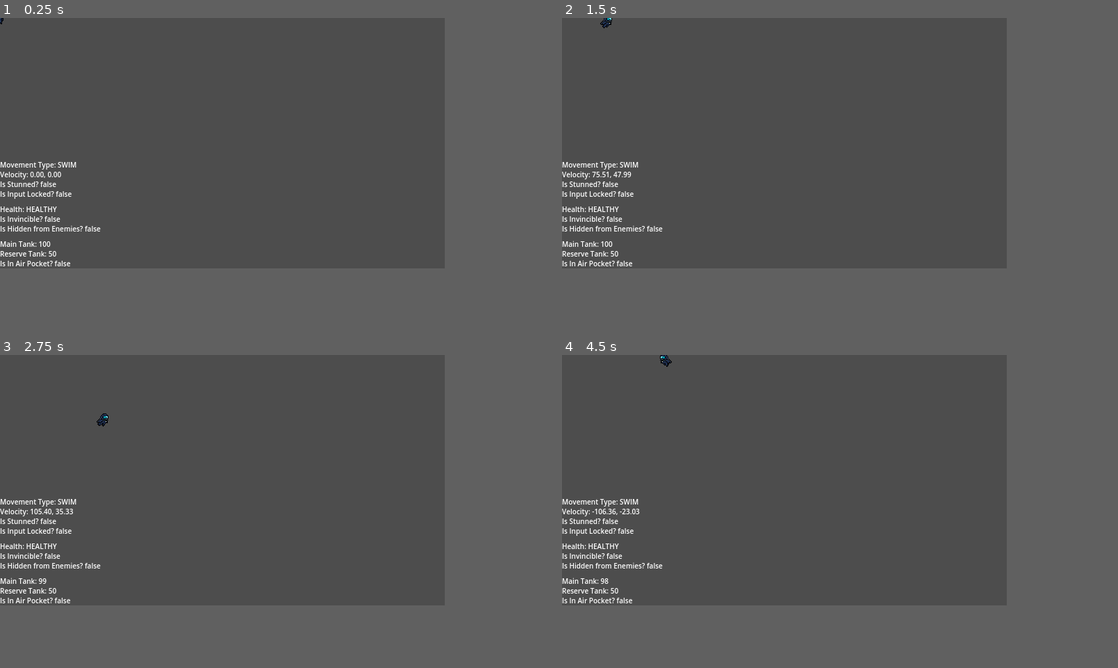
Above: before the commit, frames 1-4 (two rows, left to right).
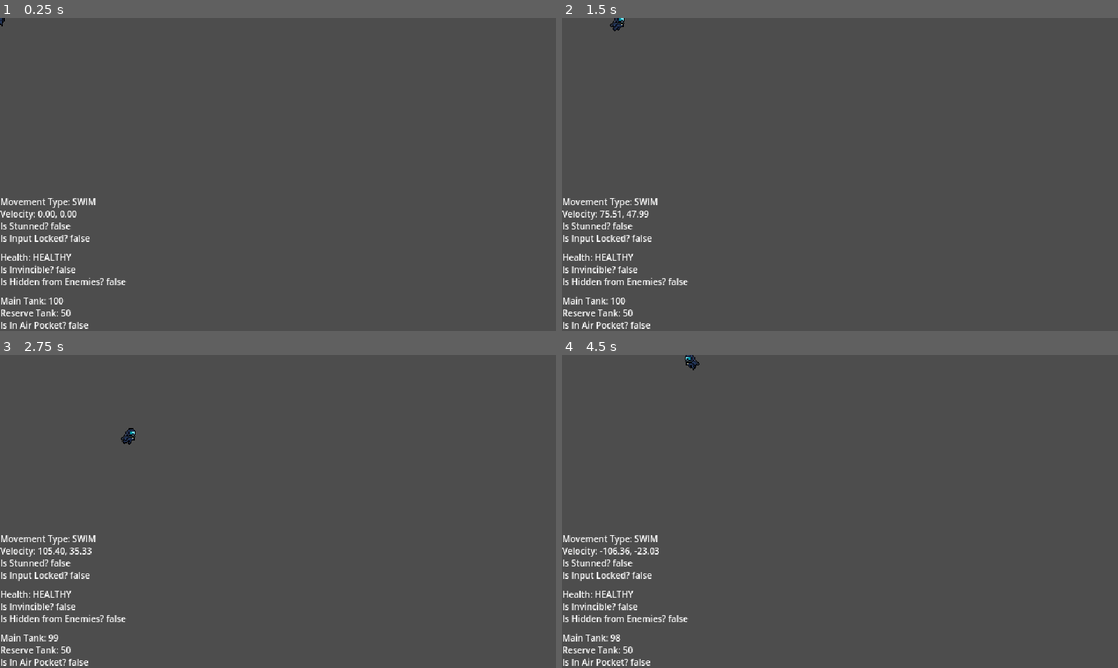
Above: after the commit, the same moments.

Repository: Absolute-Cinema-GameDev/callisto-game
Game: Godot game, scene res://scenes/entities/player/player.tscn
The game is run twice, just before and just after one commit, with the same random seed, the same clock (stepped at 60 frames per second) and the same inputs. This scene is started directly instead of the project's main scene.
Inputs:
- Up to frame 1 (0.25 s): no input
- Up to frame 2 (1.5 s): tap Enter at 0.5 s; hold D (move_right) 0.53-1.28 s; hold Space (interact) 0.53-1.28 s; hold S (move_down) from 1.28 s (still down); tap Space (interact) at 1.35 s
- Up to frame 3 (2.75 s): release S (move_down) at 2.03 s; hold D (move_right) from 2.03 s (still down); hold Space (interact) from 2.03 s (still down)
- Up to frame 4 (4.5 s): release D (move_right) at 2.78 s; release Space (interact) at 2.78 s; hold W (move_up) 2.78-3.53 s; tap Space (interact) at 2.85, 4.35 s; hold Space (interact) 3.53-4.28 s; hold A (move_left) from 3.53 s (still down)
In our replay, the window is 640x360 before the commit and 800x450 after it. These sizes can differ from the game's own. Grey fills any space a smaller window leaves; there, only what the larger window draws over its background counts as a difference.

The runs differ from the first frame. In frame 1, 2.6% of the frame differs, in the area x 0-23%, y 0-100%; in frame 2, 2.7%; in frame 3, 2.8%; in frame 4, 2.8%, in the area x 0-25%, y 0-100%.

Commit message:
Simplify patrol code

Diff:
--- a/project.godot
+++ b/project.godot
@@ -22,9 +22,11 @@
 
 window/size/viewport_width=640
 window/size/viewport_height=360
-window/size/mode=4
 window/size/resizable=false
+window/size/window_width_override=1920
+window/size/window_height_override=1080
 window/stretch/mode="viewport"
+window/stretch/scale_mode="integer"
 
 [input]
 
--- /dev/null
+++ b/scenes/enemies/patrol/patrol.gd
@@ -0,0 +1,43 @@
+extends CharacterBody2D
+
+@export var speed: float = 10.0
+@export var change_direction_time: float = 2.0
+
+@onready var anim_player: AnimationPlayer = $AnimationPlayer
+@onready var vision_area: Node2D = $VisionArea
+@onready var sprite: Sprite2D = $Sprite2D
+
+var direction: Vector2 = Vector2.RIGHT
+var time_accum: float = 0.0
+
+func _ready() -> void:
+	_set_random_direction()
+
+func _physics_process(delta: float) -> void:
+	# Autonomous movement
+	velocity = direction * speed
+	move_and_slide()
+
+	# Animation sync
+	if velocity.length() > 1:
+		if not anim_player.is_playing() or anim_player.current_animation != "swim":
+			anim_player.play("swim")
+	else:
+		if not anim_player.is_playing() or anim_player.current_animation != "idle":
+			anim_player.play("idle")
+
+	# Flip sprite if moving left or right
+	if abs(velocity.x) > 0.1:
+		sprite.flip_h = velocity.x < 0
+
+	# Change direction timer
+	time_accum += delta
+	if time_accum >= change_direction_time:
+		_set_random_direction()
+		time_accum = 0.0
+
+func _set_random_direction():
+	# Pick a random normalized direction
+	direction = Vector2(randf_range(-1, 1), randf_range(-1, 1)).normalized()
+	if direction.length() < 0.1:
+		direction = Vector2.RIGHT
--- /dev/null
+++ b/scenes/enemies/patrol/patrol.tscn
@@ -0,0 +1,92 @@
+[gd_scene load_steps=9 format=3 uid="uid://clsb0flmwrkei"]
+
+[ext_resource type="Script" path="res://scenes/enemies/patrol/patrol.gd" id="1_gaa75"]
+[ext_resource type="Texture2D" uid="uid://bkpgjagwvtf7m" path="res://assets/enemies/patrol/Patrolenemy.png" id="1_w8drt"]
+
+[sub_resource type="CapsuleShape2D" id="CapsuleShape2D_3kbfr"]
+radius = 7.08624
+height = 19.4305
+
+[sub_resource type="Animation" id="Animation_7dp2n"]
+resource_name = "idle"
+length = 0.75
+loop_mode = 1
+tracks/0/type = "value"
+tracks/0/imported = false
+tracks/0/enabled = true
+tracks/0/path = NodePath("Sprite2D:frame")
+tracks/0/interp = 1
+tracks/0/loop_wrap = true
+tracks/0/keys = {
+"times": PackedFloat32Array(0, 0.1, 0.2, 0.3, 0.4, 0.5, 0.6, 0.7),
+"transitions": PackedFloat32Array(1, 1, 1, 1, 1, 1, 1, 1),
+"update": 1,
+"values": [0, 1, 2, 3, 4, 5, 6, 7]
+}
+
+[sub_resource type="Animation" id="Animation_y6uhk"]
+length = 0.001
+tracks/0/type = "value"
+tracks/0/imported = false
+tracks/0/enabled = true
+tracks/0/path = NodePath("Sprite2D:frame")
+tracks/0/interp = 1
+tracks/0/loop_wrap = true
+tracks/0/keys = {
+"times": PackedFloat32Array(0),
+"transitions": PackedFloat32Array(1),
+"update": 1,
+"values": [0]
+}
+
+[sub_resource type="Animation" id="Animation_j1xoo"]
+resource_name = "swim"
+length = 0.75
+tracks/0/type = "value"
+tracks/0/imported = false
+tracks/0/enabled = true
+tracks/0/path = NodePath("Sprite2D:frame")
+tracks/0/interp = 1
+tracks/0/loop_wrap = true
+tracks/0/keys = {
+"times": PackedFloat32Array(0, 0.1, 0.2, 0.3, 0.4, 0.5, 0.6, 0.7),
+"transitions": PackedFloat32Array(1, 1, 1, 1, 1, 1, 1, 1),
+"update": 1,
+"values": [20, 21, 22, 23, 24, 25, 26, 27]
+}
+
+[sub_resource type="AnimationLibrary" id="AnimationLibrary_f6fpu"]
+_data = {
+"RESET": SubResource("Animation_y6uhk"),
+"idle": SubResource("Animation_7dp2n"),
+"swim": SubResource("Animation_j1xoo")
+}
+
+[sub_resource type="CircleShape2D" id="CircleShape2D_1phrl"]
+
+[node name="Patrol" type="CharacterBody2D"]
+position = Vector2(197, 81)
+script = ExtResource("1_gaa75")
+
+[node name="CollisionArea" type="CollisionShape2D" parent="."]
+position = Vector2(0, 2)
+scale = Vector2(1.12895, 1.02931)
+shape = SubResource("CapsuleShape2D_3kbfr")
+
+[node name="HitArea" type="CollisionShape2D" parent="."]
+
+[node name="AnimationPlayer" type="AnimationPlayer" parent="."]
+libraries = {
+"": SubResource("AnimationLibrary_f6fpu")
+}
+
+[node name="Sprite2D" type="Sprite2D" parent="."]
+texture = ExtResource("1_w8drt")
+hframes = 10
+vframes = 4
+
+[node name="VisionArea" type="CollisionShape2D" parent="."]
+position = Vector2(0, 3)
+scale = Vector2(7, 7)
+shape = SubResource("CircleShape2D_1phrl")
+debug_color = Color(0.931086, 0.256126, 0.147962, 0.42)
--- a/scenes/entities/player/player.tscn
+++ b/scenes/entities/player/player.tscn
@@ -192,9 +192,7 @@
 
 [node name="Animate" type="AnimatedSprite2D" parent="."]
 sprite_frames = SubResource("SpriteFrames_c4p3s")
-animation = &"walk_move"
-frame = 2
-frame_progress = 0.139876
+animation = &"swim_idle"
 
 [node name="InvincibleTimer" type="Timer" parent="."]
 one_shot = true
Binary file added: assets/enemies/patrol/Patrolenemy.png
Not shown, added: assets/enemies/patrol/Patrolenemy.png.import
